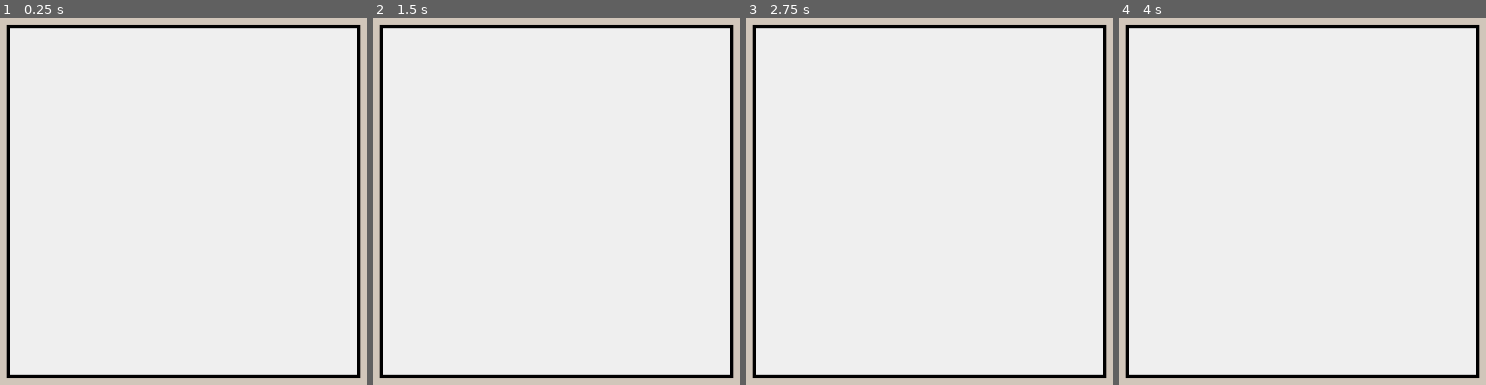
Above: before the commit, frames 1-4 (left to right).
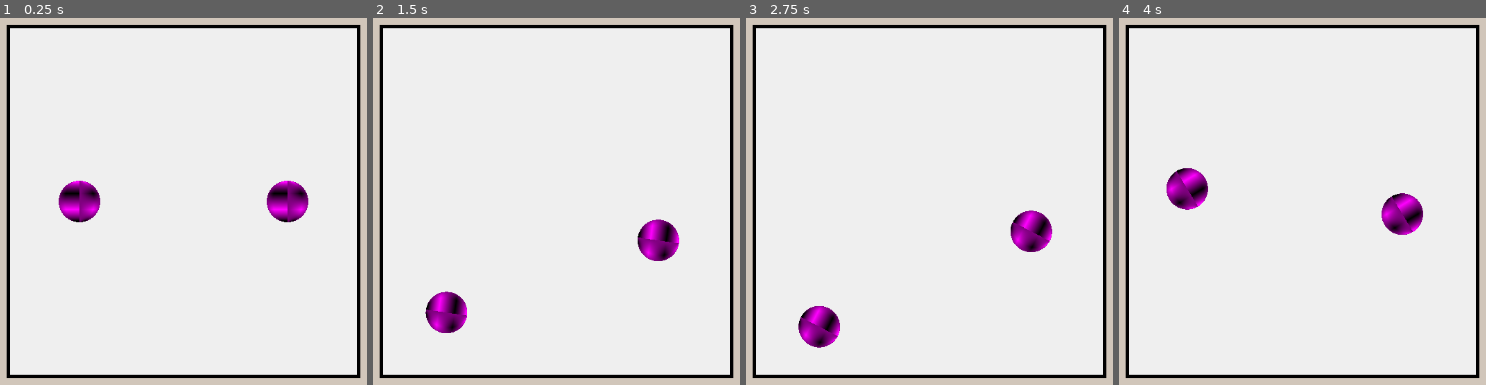
Above: after the commit, the same moments.

Repository: Arithmos-101/earclacks-copy
Game: Godot game, scene res://main.tscn
The game is run twice, just before and just after one commit, with the same random seed, the same clock (stepped at 60 frames per second) and the same inputs.
Inputs:
- Up to frame 1 (0.25 s): no input
- Up to frame 2 (1.5 s): tap Enter at 0.5 s; hold Space (space) 0.53-1.28 s; tap Space (space) at 1.35 s
- Up to frame 3 (2.75 s): tap Space (space) at 2 s; hold Space (space) from 2.03 s (still down)
- Up to frame 4 (4 s): tap Enter at 2.75 s; release Space (space) at 2.78 s; tap Space (space) at 2.85 s; hold Space (space) from 3.53 s (still down)

The runs differ from the first frame. In frame 1, 2.1% of the frame differs, in the area x 15-85%, y 44-56%; in frame 2, 2.1%; in frame 3, 2.1%; in frame 4, 2.1%.
Error before the commit: Invalid access to property or key 'position' on a base object of type 'Nil'. (res://VsArena.gd:20)

Commit message:
variable name changes

Diff:
--- a/Clack Ball/clack_ball.gd
+++ b/Clack Ball/clack_ball.gd
@@ -21,7 +21,7 @@
 	angular_velocity = spin_speed
 
 func _to_component_vector(magnitude : float, angle : float):
-	return Vector2(launch_speed * cos(deg_to_rad(angle)), launch_speed * sin(deg_to_rad(angle)))
+	return Vector2(magnitude * cos(deg_to_rad(angle)), magnitude * sin(deg_to_rad(angle)))
 
 func pause(paused : bool) -> void:
 	if paused:
--- a/VsArena.gd
+++ b/VsArena.gd
@@ -1,6 +1,6 @@
 extends Node2D
 
-signal paused(paused : bool)
+signal paused(set_paused : bool)
 
 @export var clack_ball_spawn_1 : Marker2D
 @export var clack_ball_spawn_2 : Marker2D
@@ -28,7 +28,7 @@
 func pause():
 	emit_signal("paused", !is_paused)
 
-func _on_paused(paused: bool) -> void:
+func _on_paused(set_paused: bool) -> void:
 	for ball in balls:
-		ball.pause(paused)
+		ball.pause(set_paused)
 	is_paused = !is_paused
--- a/main.tscn
+++ b/main.tscn
@@ -12,10 +12,10 @@
 [node name="CollisionPolygon2D" type="CollisionPolygon2D" parent="StaticBody2D" unique_id=2100473969]
 polygon = PackedVector2Array(326, 74, 325, 0, 1152, 0, 1151, 648, 0, 648, 0, 0, 325, 0, 326, 74, 326, 574, 826, 574, 827, 74)
 
-[node name="ClackBallSpawnLeft" type="Node2D" parent="." unique_id=1835278905]
+[node name="ClackBallSpawnLeft" type="Marker2D" parent="." unique_id=1038829615]
 position = Vector2(426, 324)
 
-[node name="ClackBallSpawnRight" type="Node2D" parent="." unique_id=23395041]
+[node name="ClackBallSpawnRight" type="Marker2D" parent="." unique_id=826695260]
 position = Vector2(726, 324)
 
 [node name="Background" type="ColorRect" parent="." unique_id=139885115]
